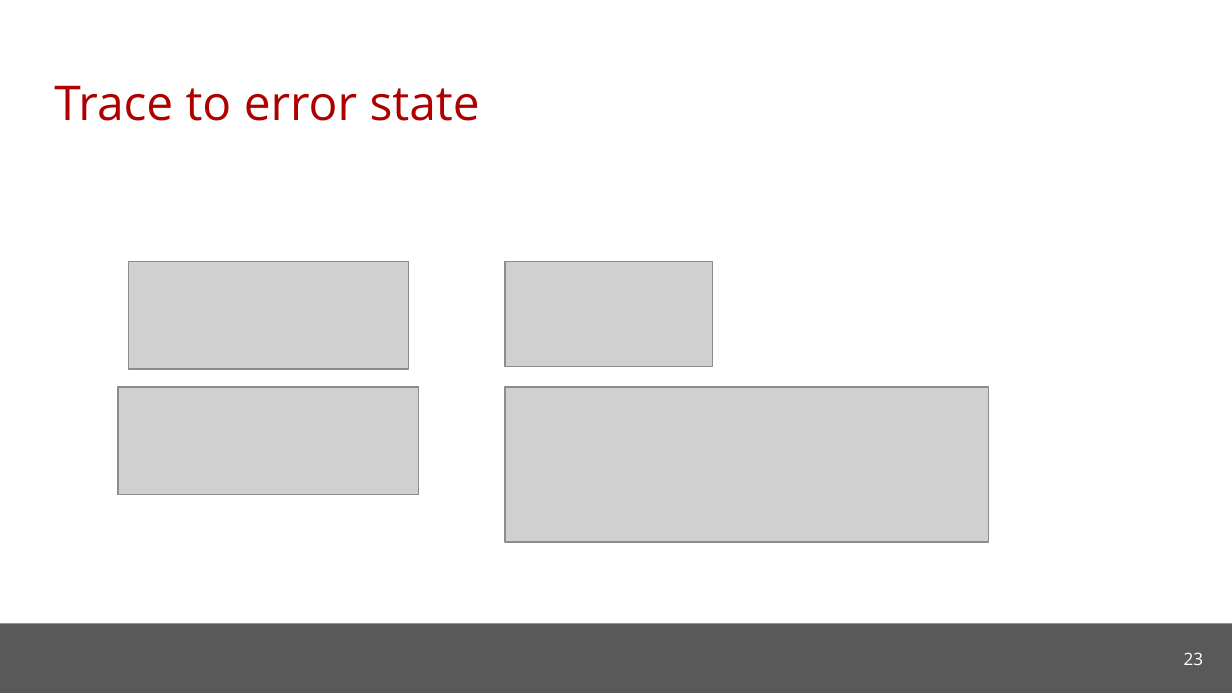
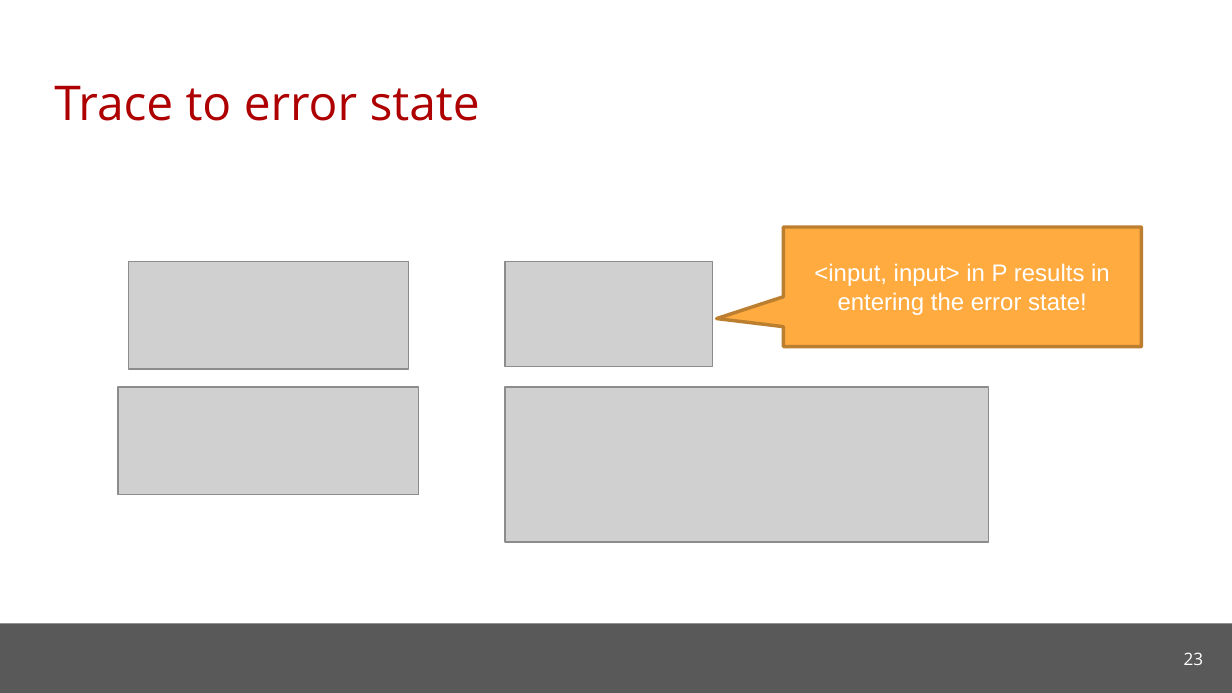
Before and after one commit to cmu-soda/Robustness, a slide deck: slide 23 of Robustness.pptx. Drawn at 1232x693 pixels with LibreOffice and Linux fonts; fonts in the diff are those of the drawing; grey boxes stand for pictures; background and template pictures are left out. Boxes give left, top, right and bottom in pixels: in the first picture for what was removed or moved away, otherwise in the second. Text is boxed around its words. In the diff, an @@ line names an element or a change of style, - is before the commit and + after.

```diff
--- a/Robustness.pptx
+++ b/Robustness.pptx
@@ speech box added at [784, 227, 1142, 346], fill #FFAB40, outline #BD7F2F 2 pt, 14 pt, text #FFFFFF @@
+<input, input> in P results in entering the error state!
```
Also in this commit, not shown: 3 other slides changed, 1 slide removed.
